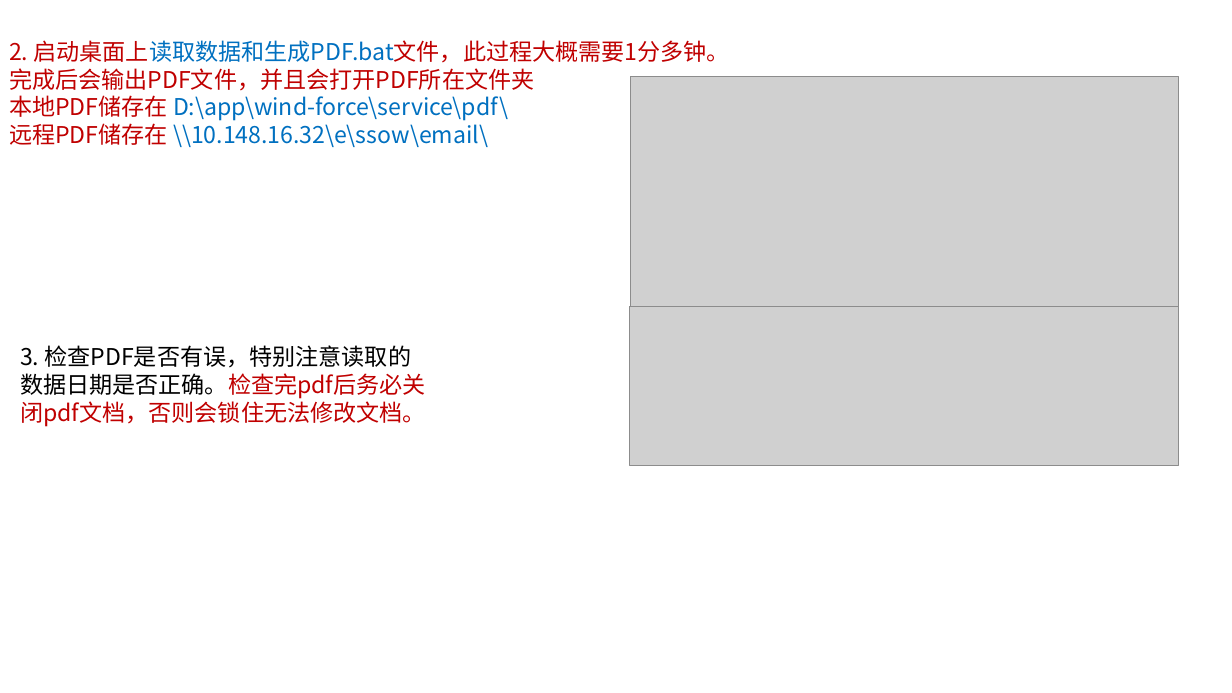
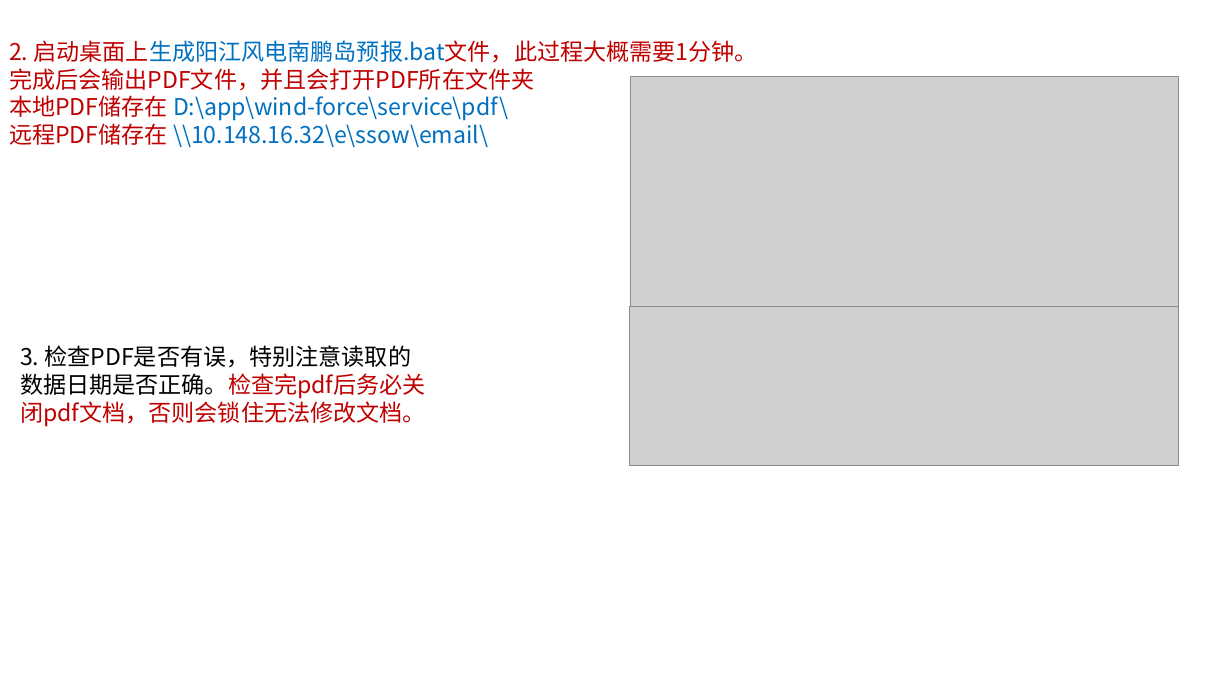
Before and after one commit to hanchyhill/wind-force, a slide deck: slide 2 of 说明文档.pptx. Drawn at 1232x693 pixels with LibreOffice and Linux fonts; fonts in the diff are those of the drawing; grey boxes stand for pictures. Boxes give left, top, right and bottom in pixels: in the first picture for what was removed or moved away, otherwise in the second. Text is boxed around its words. In the diff, an @@ line names an element or a change of style, - is before the commit and + after.

```diff
--- a/说明文档.pptx
+++ b/说明文档.pptx
@@ text at [9, 40, 758, 63]: text changed @@
-2. 启动桌面上读取数据和生成PDF.bat文件，此过程大概需要1分多钟。
+2. 启动桌面上生成阳江风电南鹏岛预报.bat文件，此过程大概需要1分钟。
```
Also in this commit, not shown: 1 other slide changed, 2 other files.
